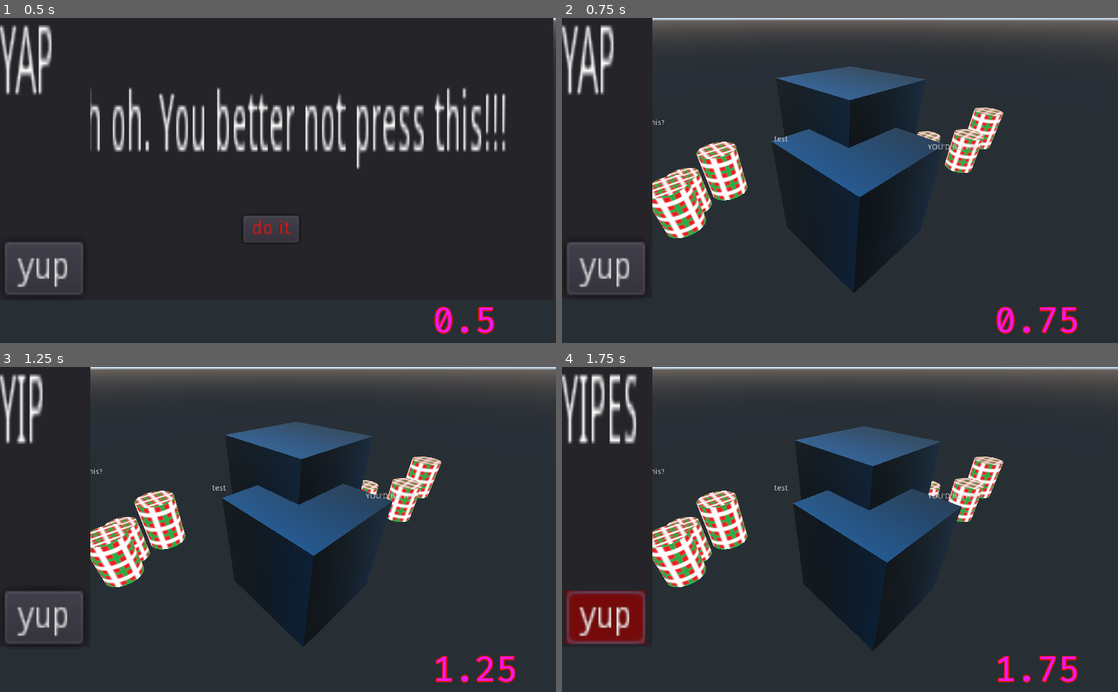
Above: before the commit, frames 1-4 (two rows, left to right).
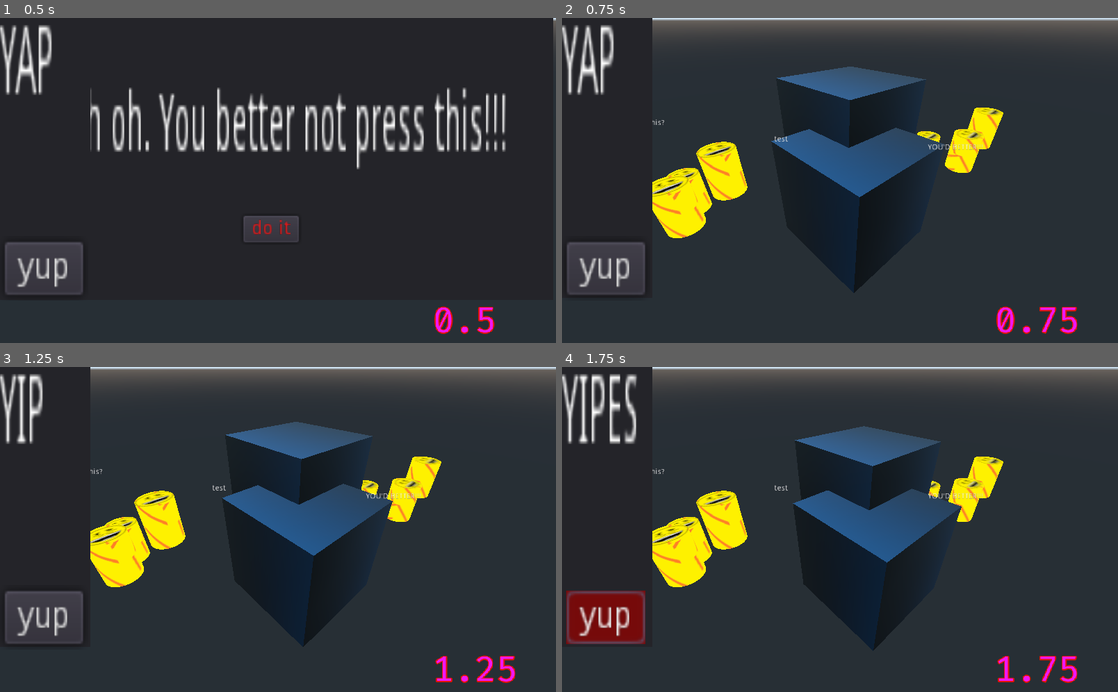
Above: after the commit, the same moments.

Repository: peter201943/GD-Test
Game: Godot game, scene res://Scenes/Level.tscn
Same seed, same stepped clock (60 frames per second), same inputs: the game is played once before the commit and once after it.
Inputs:
- Up to frame 1 (0.5 s): no input
- Up to frame 2 (0.75 s): click "do it" at 0.5 s
- Up to frame 3 (1.25 s): no input
- Up to frame 4 (1.75 s): click "yup" at 1.25 s

Frame 1 is identical in both runs. In frame 2, 4.1% of the frame differs, in the area x 16-80%, y 27-68%; in frame 3, 4.1%; in frame 4, 4.0%.

Commit message:
Nearing Perfection!

Diff:
--- a/Scenes/Boid.tscn
+++ b/Scenes/Boid.tscn
@@ -1,6 +1,6 @@
 [gd_scene load_steps=8 format=2]
 
-[ext_resource path="res://Textures/tile3.png" type="Texture" id=1]
+[ext_resource path="res://Textures/fix big aaaaaaaaah.png" type="Texture" id=1]
 [ext_resource path="res://Scenes/BOID.gd" type="Script" id=2]
 [ext_resource path="res://SFX/Chuckle.wav" type="AudioStream" id=3]
 [ext_resource path="res://Scenes/Squawk.gd" type="Script" id=4]
Binary file added: Textures/aaaaaaaaah.png
Not shown, added: Textures/aaaaaaaaah.png.import
Binary file added: Textures/big aaaaaaaaah.png
Not shown, added: Textures/big aaaaaaaaah.png.import
Binary file added: Textures/fix big aaaaaaaaah.png
Not shown, added: Textures/fix big aaaaaaaaah.png.import
